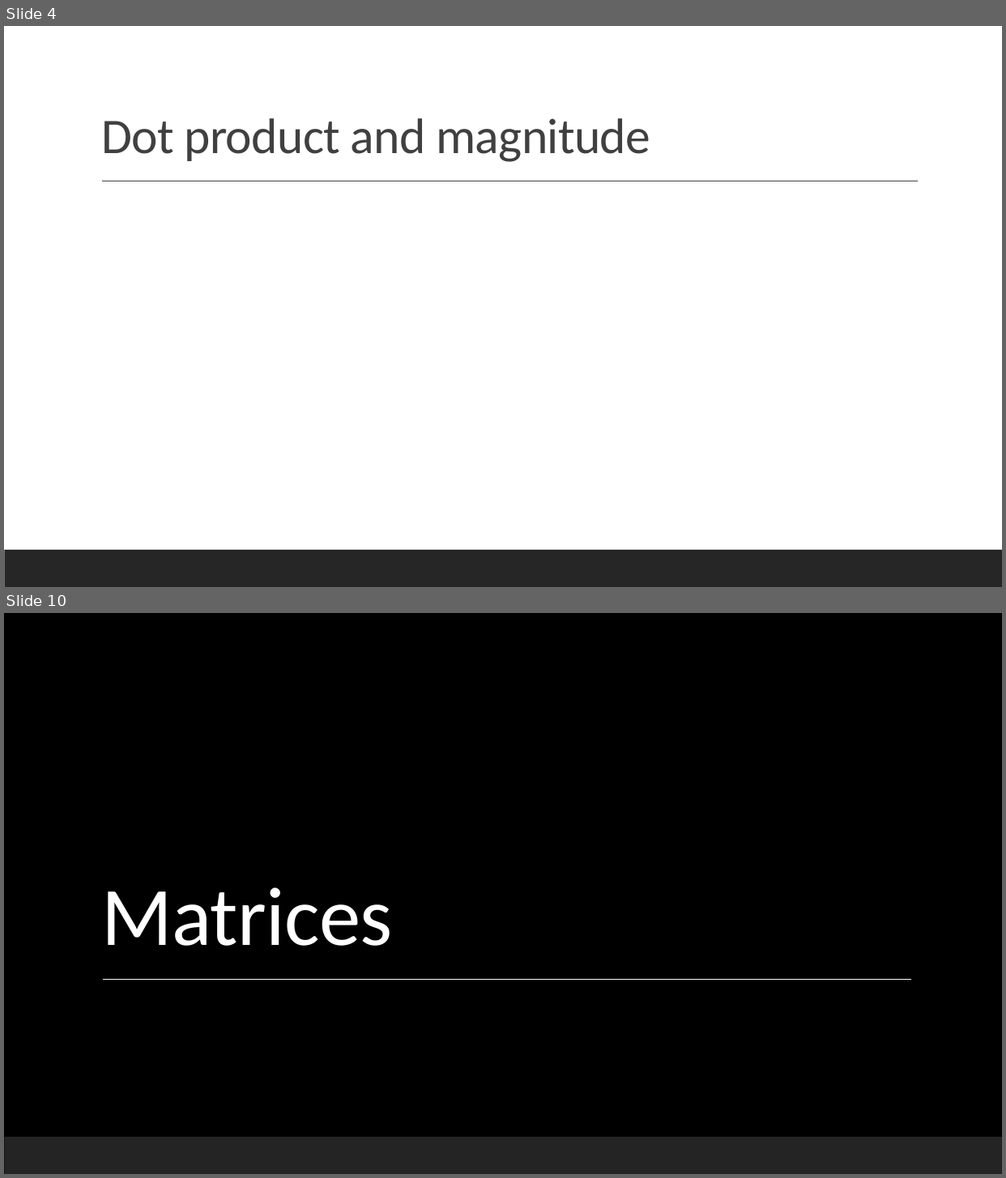
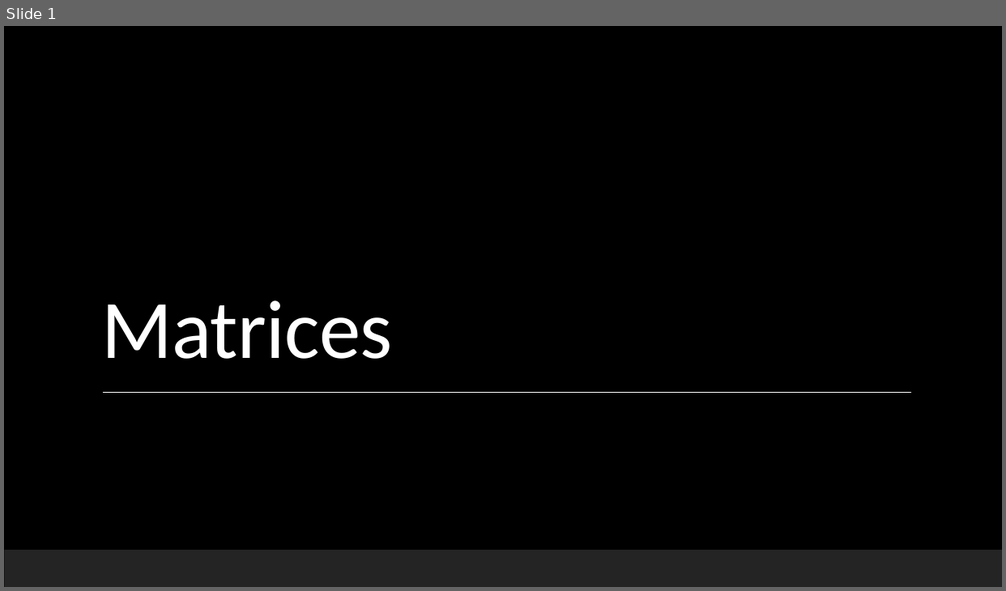
Before and after one commit to Falmouth-Games-Academy/bsc-course-materials, a slide deck: COMP270/03/2020-21-COMP270-03-lecture-materials.pptx. Shown one above the other, each under a label of ours: slides 4 and 10 before the commit, slide 1 after it; the slides between them are not shown. The pictures are 1006x1178 and 1006x591 pixels, drawn with LibreOffice and Linux fonts; fonts in the diff are those of the drawing; grey boxes stand for pictures; background and template pictures are left out. Boxes give left, top, right and bottom in pixels: in the first picture for what was removed or moved away, otherwise in the second. Text is boxed around its words. In the diff, an @@ line names an element or a change of style, - is before the commit and + after.

```diff
--- a/COMP270/03/2020-21-COMP270-03-lecture-materials.pptx
+++ b/COMP270/03/2020-21-COMP270-03-lecture-materials.pptx
@@ slide 4 removed at [4, 26, 1002, 587], background #FFFFFF @@
@@ title removed at [101, 118, 650, 162] @@
-Dot product and magnitude
@@ line removed from (102, 182) to (918, 182) @@
@@ rectangle removed at [4, 550, 1002, 587] @@
@@ what was slide 10 is now slide 1 @@
```
Also in this commit, not shown: 8 other slides removed, 31 other files.
